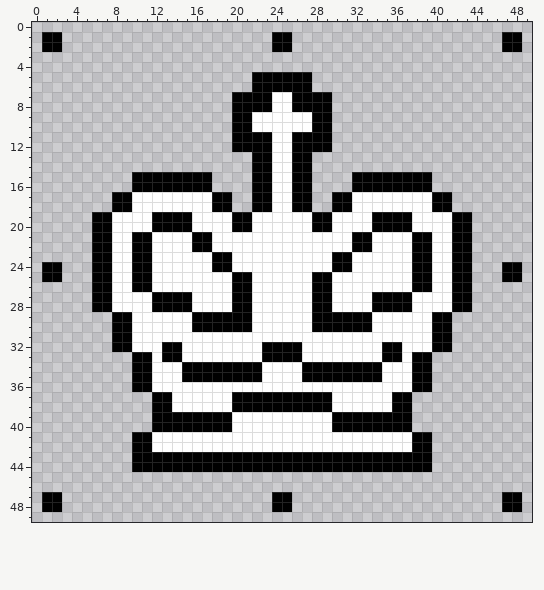
File history of a pixel-art file, assets/aseprite/wKing.aseprite. Above: the version before the commit.
50x50 pixels, 1 frame.
And afterwards:
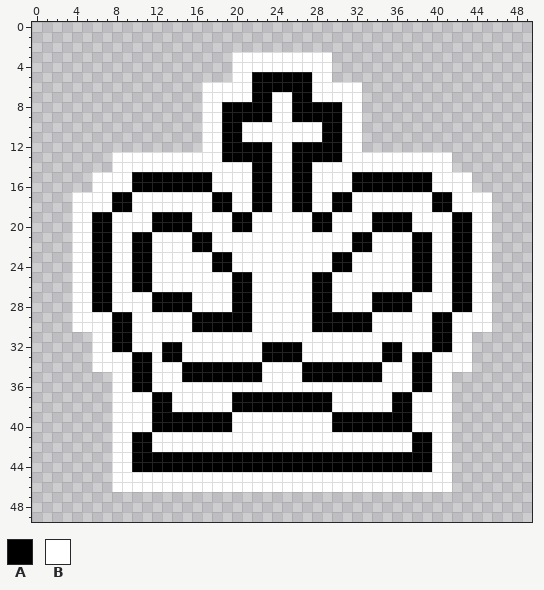
Palette (. is transparent): A #000000  B #ffffff
Edits made:
layer "Layer 1" now hidden
layer "Layer 4" now shown
There is now colour A in rows 8 to 12 at x 19 and 30; in row 13 at x 19 to 21 and 28 to 30.
The edit turns colour B into colour A in row 9 at x 22 to 23 and 26 to 27.
There is now colour B in rows 3 to 4 at x 20 to 29; in row 5 at x 20 to 21 and 28 to 29; in row 6 at x 17 to 21 and 28 to 32; in row 7 at x 17 to 19 and 30 to 32; in rows 8 to 12 at x 17 to 18 and 31 to 32; in row 13 at x 8 to 18 and 31 to 41.
There is now colour B in row 14 at x 8 to 21 and 28 to 41; in rows 15 to 16 at x 6 to 9, 18 to 21, 28 to 31 and 40 to 43; in rows 17 to 18 at x 4 to 7, 20 to 21, 28 to 29 and 42 to 45; in rows 19 to 28 at x 4 to 5 and 44 to 45; in rows 29 to 30 at x 4 to 7 and 42 to 45; in rows 31 to 32 at x 6 to 7 and 42 to 43.
There is now colour B in rows 33 to 34 at x 6 to 9 and 40 to 43; in rows 35 to 36 at x 8 to 9 and 40 to 41; in rows 37 to 40 at x 8 to 11 and 38 to 41; in rows 41 to 44 at x 8 to 9 and 40 to 41; in rows 45 to 46 at x 8 to 41.
The edit turns colour A into colour B in row 7 at x 20 to 21 and 28 to 29; in row 10 at x 21 and 28; in row 11 at x 21 to 23 and 26 to 28.
Colour A is removed in rows 1 to 2 at x 1 to 2, 24 to 25 and 47 to 48; in rows 24 to 25 at x 1 to 2 and 47 to 48; in rows 47 to 48 at x 1 to 2, 24 to 25 and 47 to 48.
